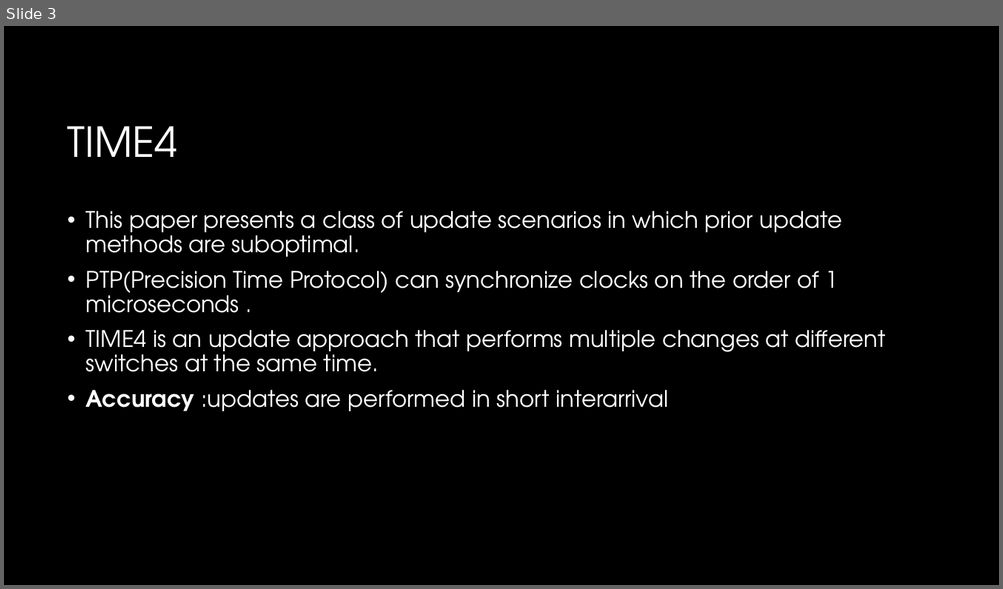
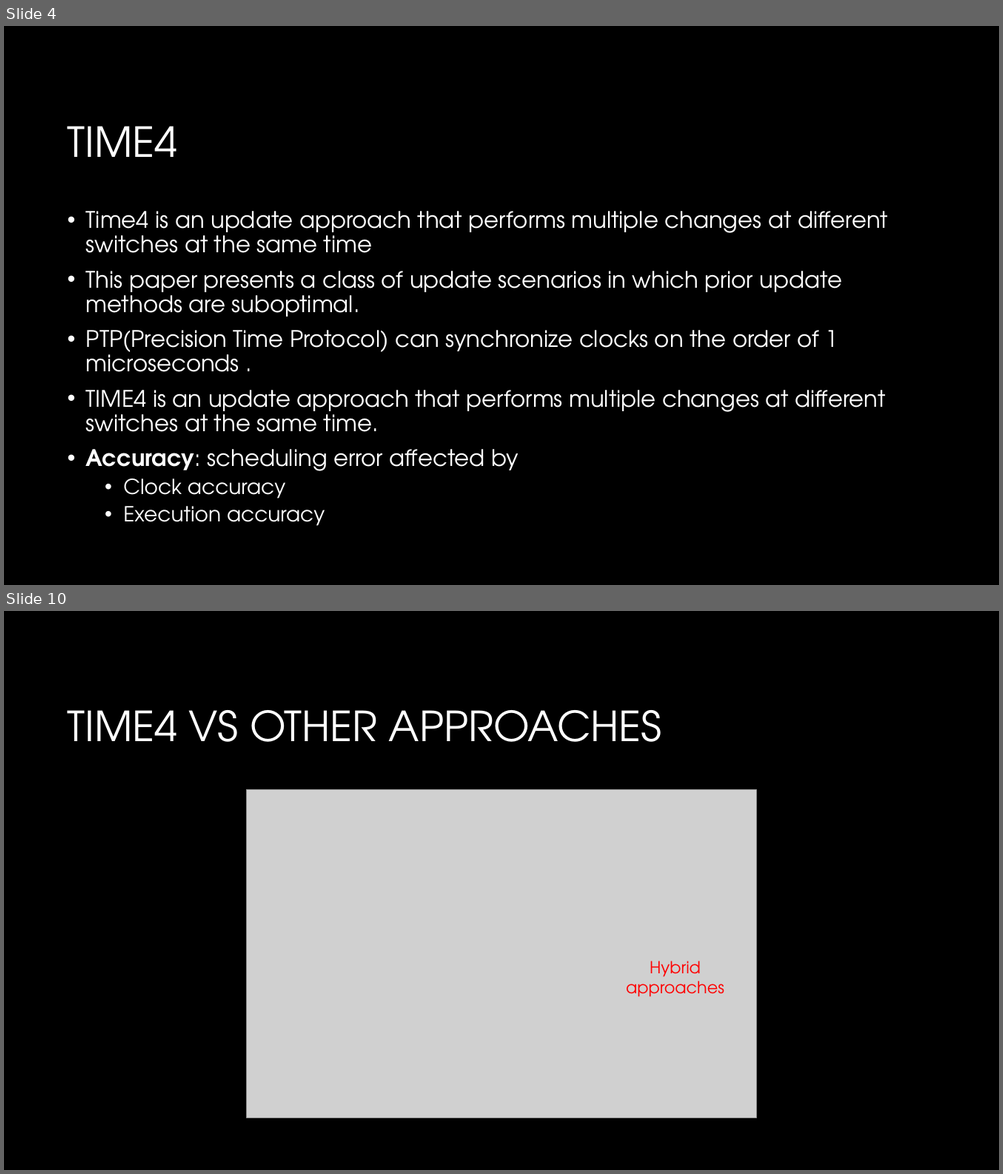
Before and after one commit to arshiarezaei/ConsistentAndFastNetworkUpdateInWirelessTimeSensitiveSoftware-DefinedNetworks, a slide deck: Presentation1.pptx. Shown one above the other, each under a label of ours: slide 3 before the commit, slides 4 and 10 after it; the slides between them are not shown. The pictures are 1003x589 and 1003x1174 pixels, drawn with LibreOffice and Linux fonts; fonts in the diff are those of the drawing; grey boxes stand for pictures; background and template pictures are left out. Boxes give left, top, right and bottom in pixels: in the first picture for what was removed or moved away, otherwise in the second. Text is boxed around its words. In the diff, an @@ line names an element or a change of style, - is before the commit and + after.

```diff
--- a/Presentation1.pptx
+++ b/Presentation1.pptx
@@ slide 10 added at [4, 611, 999, 1170], background #000000 @@
@@ title added at [68, 710, 662, 742], 40 pt, text #FFFFFF @@
+TIME4 VS OTHER APPROACHES
@@ picture added at [247, 790, 756, 1119] @@
@@ text added at [626, 961, 724, 997], 16 pt, text #FF0000 @@
+Hybrid approaches
@@ what was slide 3 is now slide 4 @@
@@ slide 4 changed as well @@
@@ text at [86, 211, 888, 253]: paragraph added @@
+• Time4 is an update approach that performs multiple changes at different switches at the same time
@@ text at [86, 449, 518, 526]: text changed @@
-• Accuracy :updates are performed in short interarrival
+• Accuracy: scheduling error affected by
+  • Clock accuracy
+  • Execution accuracy
```
Also in this commit, not shown: 2 other slides changed, 8 other slides added, 2 slides removed.
